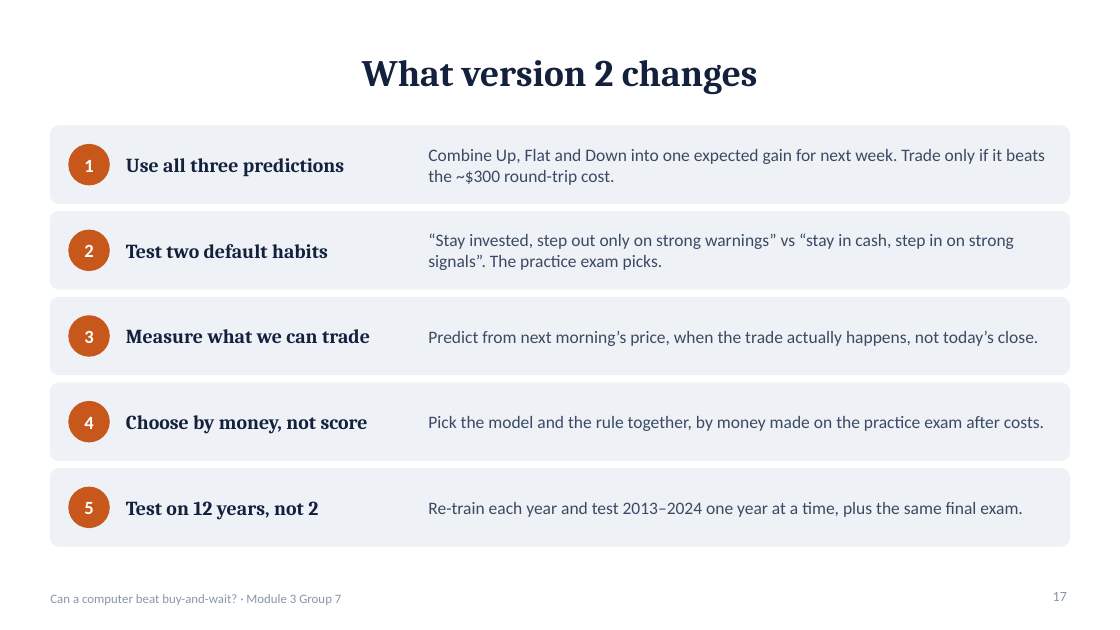
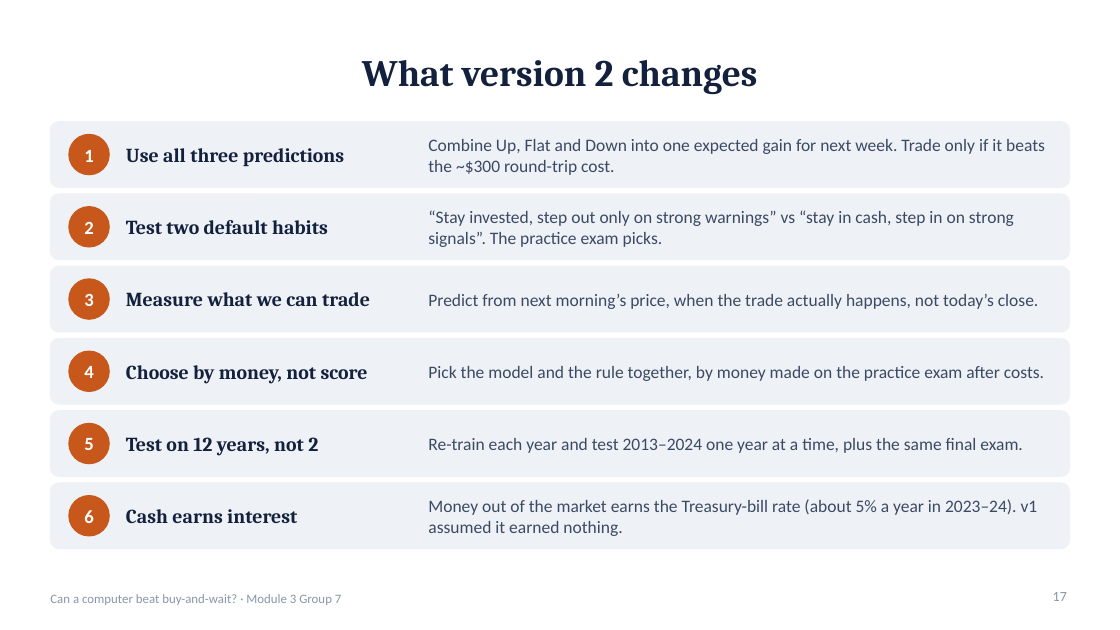
Before and after one commit to TKCH121/spy, a slide deck: slide 17 of presentation/SPY_Model_Presentation.pptx. Drawn at 1120x630 pixels with LibreOffice and Linux fonts; fonts in the diff are those of the drawing. Boxes give left, top, right and bottom in pixels: in the first picture for what was removed or moved away, otherwise in the second. Text is boxed around its words. In the diff, an @@ line names an element or a change of style, - is before the commit and + after.

```diff
--- a/presentation/SPY_Model_Presentation.pptx
+++ b/presentation/SPY_Model_Presentation.pptx
@@ rounded rectangle: place and size @@
-rounded rectangle at <box>50,126,1070,203</box>
+rounded rectangle at <box>50,122,1070,187</box>
@@ text "1": place and size @@
-text "1" at <box>84,160,93,172</box>
+text "1" at <box>84,150,93,162</box>
@@ ellipse: place and size @@
-ellipse at <box>69,145,109,185</box>
+ellipse at <box>69,134,109,175</box>
@@ text "Use all three predictions": place and size @@
-text "Use all three predictions" at <box>126,158,344,177</box>
+text "Use all three predictions" at <box>126,148,344,167</box>
@@ text "Combine Up, Flat and Down ...": place and size @@
-text "Combine Up, Flat and Down ..." at <box>428,149,1045,185</box>
+text "Combine Up, Flat and Down ..." at <box>428,139,1045,175</box>
@@ rounded rectangle: place and size @@
-rounded rectangle at <box>50,212,1070,289</box>
+rounded rectangle at <box>50,194,1070,260</box>
@@ text "2": place and size @@
-text "2" at <box>84,245,93,257</box>
+text "2" at <box>84,222,93,234</box>
@@ ellipse: place and size @@
-ellipse at <box>69,230,109,271</box>
+ellipse at <box>69,207,109,247</box>
@@ text "Test two default habits": place and size @@
-text "Test two default habits" at <box>126,244,328,258</box>
+text "Test two default habits" at <box>126,220,328,234</box>
@@ text "“Stay invested, step out only ...": place and size @@
-text "“Stay invested, step out only ..." at <box>428,233,1014,270</box>
+text "“Stay invested, step out only ..." at <box>428,210,1014,247</box>
@@ rounded rectangle: place and size @@
-rounded rectangle at <box>50,297,1070,375</box>
+rounded rectangle at <box>50,266,1070,332</box>
@@ text "Measure what we can trade": place and size @@
-text "Measure what we can trade" at <box>126,329,370,343</box>
+text "Measure what we can trade" at <box>126,292,370,306</box>
@@ text "Predict from next morning’s price, ...": place and size @@
-text "Predict from next morning’s price, ..." at <box>428,331,1039,346</box>
+text "Predict from next morning’s price, ..." at <box>428,294,1039,309</box>
@@ text "3": place and size @@
-text "3" at <box>84,331,93,343</box>
+text "3" at <box>84,294,93,306</box>
@@ ellipse: place and size @@
-ellipse at <box>69,316,109,356</box>
+ellipse at <box>69,279,109,319</box>
@@ rounded rectangle: place and size @@
-rounded rectangle at <box>50,383,1070,460</box>
+rounded rectangle at <box>50,339,1070,404</box>
@@ text "4": place and size @@
-text "4" at <box>84,417,93,429</box>
+text "4" at <box>84,366,93,378</box>
@@ ellipse: place and size @@
-ellipse at <box>69,402,109,442</box>
+ellipse at <box>69,351,109,392</box>
@@ text "Choose by money, not score": place and size @@
-text "Choose by money, not score" at <box>126,415,368,434</box>
+text "Choose by money, not score" at <box>126,365,368,384</box>
@@ text "Pick the model and the ...": place and size @@
-text "Pick the model and the ..." at <box>428,416,1044,431</box>
+text "Pick the model and the ..." at <box>428,366,1044,381</box>
@@ proportions changed in 5 elements at <box>50,122,1070,187</box>, <box>50,194,1070,260</box>, <box>50,266,1070,332</box>, <box>50,339,1070,404</box>, <box>50,411,1070,476</box> @@
@@ rounded rectangle: place and size @@
-rounded rectangle at <box>50,469,1070,546</box>
+rounded rectangle at <box>50,411,1070,476</box>
@@ text "Test on 12 years, not ...": place and size @@
-text "Test on 12 years, not ..." at <box>126,501,318,520</box>
+text "Test on 12 years, not ..." at <box>126,437,318,456</box>
@@ text "Re-train each year and test ...": place and size @@
-text "Re-train each year and test ..." at <box>428,502,1022,517</box>
+text "Re-train each year and test ..." at <box>428,438,1022,453</box>
@@ text "5": place and size @@
-text "5" at <box>84,502,93,514</box>
+text "5" at <box>84,438,93,450</box>
@@ ellipse: place and size @@
-ellipse at <box>69,487,109,528</box>
+ellipse at <box>69,423,109,464</box>
@@ rounded rectangle added at <box>50,483,1070,549</box>, fill #EEF1F6, outline #EEF1F6 1 pt @@
@@ ellipse added at <box>69,496,109,536</box>, fill #C8571B, outline #C8571B 1 pt @@
@@ text added at <box>126,509,297,523</box>, 17 pt, text #14213D, bold @@
+Cash earns interest
@@ text added at <box>428,499,1038,536</box>, 15 pt, text #3B4A63 @@
+Money out of the market earns the Treasury-bill rate (about 5% a year in 2023–24). v1 assumed it earned nothing.
@@ text added at <box>84,510,93,523</box>, 16 pt, text #FFFFFF, bold @@
+6
```
Also in this commit, not shown: 7 other slides changed, 1 slide added, 11 other files.
